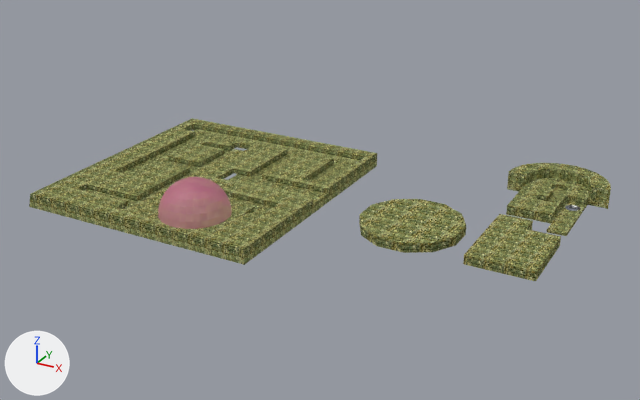
A saved change to the Blender file blender/trapped.blend.
Before and after are seen from a 50 mm camera at (97.0, -447.0, 208.0) aimed at (-133.0, -29.0, -1.0). The lights are fixed; the arrows at lower left show +X, +Y and +Z.

Script lines for the objects in view, before the commit:
```python
ob_circle_col = bpy.data.objects.new('Circle-col', me_circle)
ob_circle_col.location = (-71.2, -35.7, -2.4)
ob_circle_col.rotation_euler = (0.0, 0.0, 0.262)  # degrees (0, 0, 15)
ob_circle_col.scale = (2.71, 2.71, 2.14)
ob_cube_001_col = bpy.data.objects.new('Cube.001-col', me_cube_002)
ob_cube_001_col.location = (-42.6, 43.7, 2.1)
ob_cube_001_col.rotation_euler = (-1.571, -1.571, 0.0)  # degrees (-90, -90, 0)
ob_cube_001_col.scale = (2.14, 2.14, 2.14)
ob_cube_col = bpy.data.objects.new('Cube-col', me_cube)
ob_cube_col.location = (-16.8, 28.8, 2.1)
ob_cube_col.scale = (2.14, 2.14, 2.14)
ob_plane_001_col = bpy.data.objects.new('Plane.001-col', me_plane_001)
ob_plane_001_col.location = (-182.5, -33.9, 3.1)
ob_plane_001_col.scale = (2.14, 2.14, 2.14)
ob_plane_col_col = bpy.data.objects.new('Plane-col-col', me_plane)
ob_plane_col_col.location = (-10.3, -32.6, -2.4)
ob_plane_col_col.scale = (2.14, 2.14, 2.14)
ob_sphere = bpy.data.objects.new('Sphere', me_sphere_001)
ob_sphere.location = (-176.2, -91.6, 6.4)
```
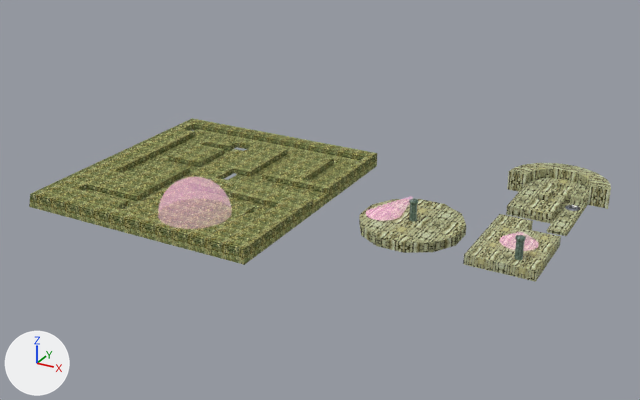
Location of each change, (x1, y1, x2, y2) in pixels of the pictures (640 x 400 px):
'Circle-col', recoloured, surface changed (yellow to beige): (359, 199, 466, 253) in both
'Plane-col-col', recoloured, surface changed (yellow to beige): (463, 214, 561, 282) in both
'Cube-col', recoloured, surface changed (yellow to beige): (506, 178, 589, 236) in both
'Sphere', recoloured, surface changed: (158, 177, 232, 229) in both
'Cube.001-col', recoloured, surface changed: (507, 163, 611, 209) in both
'light', added: after (366, 196, 413, 221)
'light.001', added: after (500, 232, 539, 251)
'Cylinder-col.001', added: after (515, 235, 526, 260)
'Cylinder-col', added: after (409, 198, 418, 222)
part 3 of me_plane, surface changed (yellow to beige): (493, 214, 533, 230) in both

Edits to the bpy script that builds the scene:
```text
Change mat_material_002:
    mat_material_002.base_color: (0.801, 0.203, 0.408) -> (0.802, 0.149, 0.552)  # pink #e77cab -> pink #e76cc4
    mat_material_002.alpha: 0.437 -> 0.246
    add mat_material_002.emission_strength = 0.6
Add mat_material_005:
    mat_material_005 = bpy.data.materials.new('Material.005')
    # uses the picture img_tutshngl_bmp_001
Add mat_material_004:
    mat_material_004 = bpy.data.materials.new('Material.004')
    # uses the picture img_tutshngl_bmp
Change me_cube:
    where me_cube.from_pydata(...)  # 90 vertices, 51 faces; spans x -7.0..10.5, y -15.4..16.2, z -2.1..0.5
    used by ob_cube_col; location = (-16.8, 28.8, 2.1); scale = (2.14, 2.14, 2.14)
    remove me_cube.materials.append(mat_material)  # picture img_kivi_png
    me_cube part 1: texture (UV) coordinates of 51 of 51 faces, centred in x -7.0..10.5, y -15.4..16.2, z -2.1..0.5, changed; they spanned u -3.5..2.82, v -3.5..2.82 and now span u -1.39..1.18, v -1.52..1.05
    add me_cube.materials.append(mat_material_003)  # picture img_stone_bmp
Change me_cube_002:
    where me_cube_002.from_pydata(...)  # 72 vertices, 70 faces; spans x -2.1..3.3, y -0.1..28.0, z 0.0..13.3
    used by ob_cube_001_col; location = (-42.6, 43.7, 2.1); rotation_euler = (-1.571, -1.571, 0.0), in degrees (-90, -90, 0); scale = (2.14, 2.14, 2.14)
    remove me_cube_002.materials.append(mat_material)  # picture img_kivi_png
    me_cube_002 part 2: texture (UV) coordinates of 70 of 70 faces, centred in x -2.1..3.3, y 0.0..27.8, z 0.0..13.3, changed; they spanned u -2.28..3.34, v -2.28..3.34 and now span u -0.7..1.76, v -0.7..1.76
    add me_cube_002.materials.append(mat_material_003)  # picture img_stone_bmp
Change me_plane:
    used by ob_plane_col_col; location = (-10.3, -32.6, -2.4); scale = (2.14, 2.14, 2.14)
    remove me_plane.from_pydata(...)  # 14 vertices, 11 faces; spans x -10.1..7.4, y -13.4..12.9, z 0.0..2.6
    remove me_plane.materials.append(mat_material)  # picture img_kivi_png
    add me_plane.from_pydata(...)  # 14 vertices, 11 faces; spans x -10.1..7.4, y -13.5..12.9, z 0.0..2.6
    me_plane part 3: texture (UV) coordinates of 11 of 11 faces, centred in x -10.1..7.4, y -13.4..12.9, z 0.0..2.6, changed; they spanned u -2.89..2.57, v -2.89..2.38 and now span u -1.83..0.86, v -1.85..0.94
    add me_plane.materials.append(mat_material_003)  # picture img_stone_bmp
Change me_circle:
    where me_circle.from_pydata(...)  # 24 vertices, 14 faces; spans x -10.8..10.8, y -10.8..10.8, z 0.0..2.6
    used by ob_circle_col; location = (-71.2, -35.7, -2.4); rotation_euler = (0.0, 0.0, 0.262), in degrees (0, 0, 15); scale = (2.71, 2.71, 2.14)
    remove me_circle.materials.append(mat_material)  # picture img_kivi_png
    me_circle part 4: texture (UV) coordinates of 14 of 14 faces, centred in x -10.1..10.1, y -10.1..10.1, z 0.0..2.6, changed; they spanned u -1.46..2.46, v -1.46..2.46 and now span u -0.51..1.51, v -0.51..1.51
    add me_circle.materials.append(mat_material_003)  # picture img_stone_bmp
Add ob_light_001:
    ob_light_001 = bpy.data.objects.new('light.001', me_cone_001)  # 64 vertices, 34 faces; spans x -7.8..5.2, y -9.7..10.2, z -28.1..0.2; in mat_material_002 (pink #e76cc4)
    ob_light_001.location = (-7.0, -50.6, 15.8)
    ob_light_001.rotation_euler = (0.147, 0.842, -1.088)  # degrees (8.4, 48, -62)
Add ob_light:
    ob_light = bpy.data.objects.new('light', me_cone_001.copy())
    ob_light.location = (-72.1, -35.8, 15.8)
    ob_light.rotation_euler = (0.147, 0.842, 0.219)  # degrees (8.4, 48, 13)
Add ob_cylinder_col_001:
    ob_cylinder_col_001 = bpy.data.objects.new('Cylinder-col.001', me_cylinder_001)  # 160 vertices, 130 faces; spans x -2.53..2.53, y -2.53..2.53, z -5.0..7.35
    ob_cylinder_col_001.location = (-6.4, -52.2, 8.1)
Add ob_cylinder_col:
    ob_cylinder_col = bpy.data.objects.new('Cylinder-col', me_cylinder)  # 160 vertices, 130 faces; spans x -2.53..2.53, y -2.53..2.53, z -5.0..7.35
    ob_cylinder_col.location = (-70.8, -35.8, 8.1)
```
